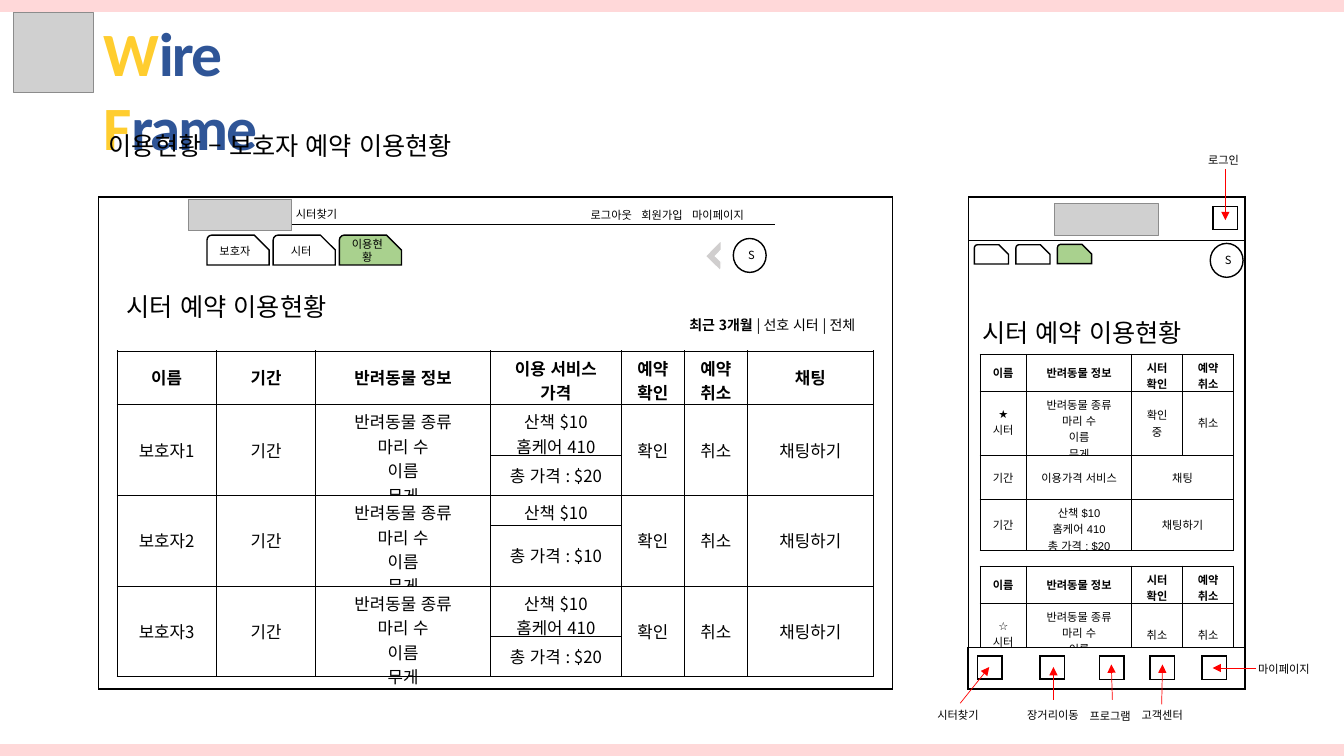
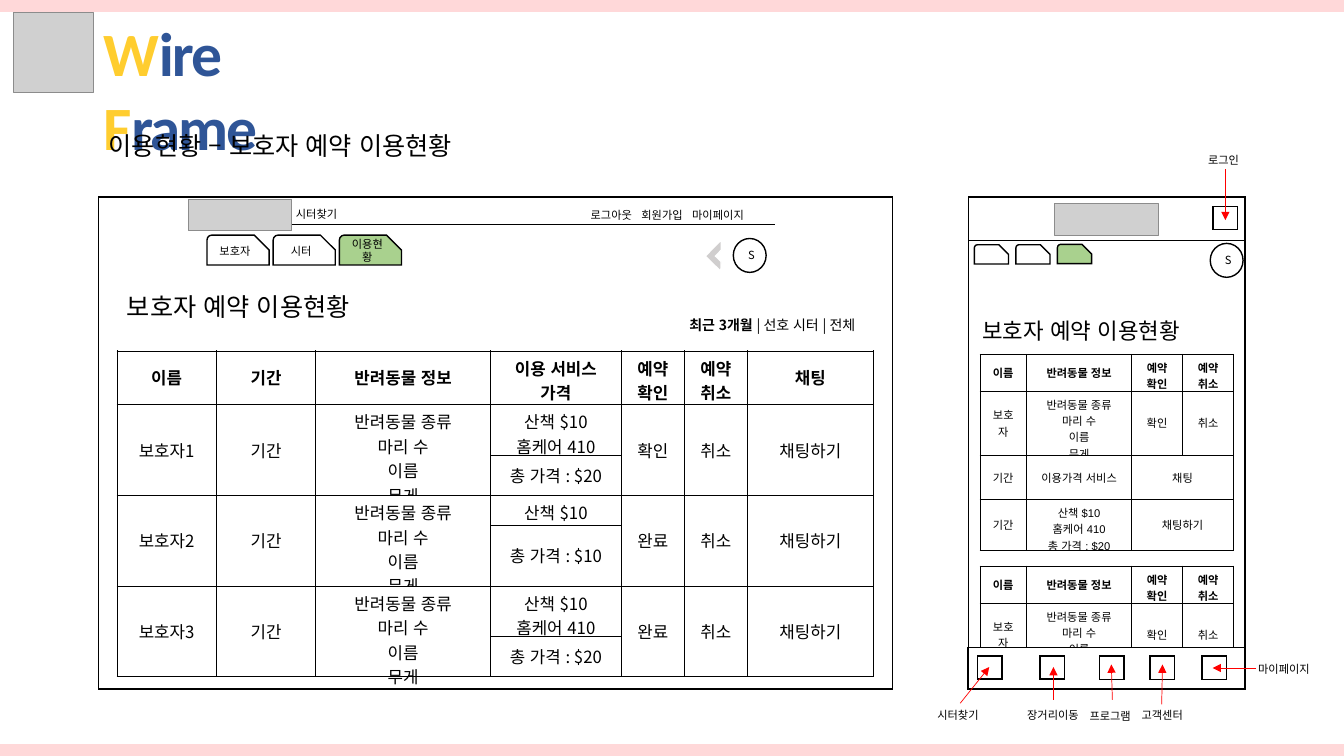
Before and after one commit to hhsw07/ezen-academy-projects, a slide deck: slide 22 of 반려동물관리서비스.pptx. Drawn at 1344x756 pixels with LibreOffice and Linux fonts; fonts in the diff are those of the drawing; grey boxes stand for pictures. Boxes give left, top, right and bottom in pixels: in the first picture for what was removed or moved away, otherwise in the second. Text is boxed around its words. In the diff, an @@ line names an element or a change of style, - is before the commit and + after.

```diff
--- a/반려동물관리서비스.pptx
+++ b/반려동물관리서비스.pptx
@@ text at bbox=[127, 295, 350, 318]: text changed @@
-시터 예약 이용현황
+보호자 예약 이용현황
@@ text at bbox=[982, 320, 1180, 341]: text changed; size 18 to 16 pt @@
-시터 예약 이용현황
+보호자 예약 이용현황
@@ table at bbox=[117, 351, 875, 689] @@
-row 4, column 5: 확인
+row 4, column 5: 완료
-row 6, column 5: 확인
+row 6, column 5: 완료
@@ table at bbox=[980, 354, 1235, 555] @@
-row 1, column 3: 시터확인
+row 1, column 3: 예약확인
-row 2, column 1: ★ / 시터
+row 2, column 1: 보호자
-row 2, column 3: 확인중
+row 2, column 3: 확인
@@ table at bbox=[980, 567, 1235, 667] @@
-row 1, column 3: 시터확인
+row 1, column 3: 예약확인
-row 2, column 1: ☆ / 시터
+row 2, column 1: 보호자
-row 2, column 3: 취소
+row 2, column 3: 확인
```
